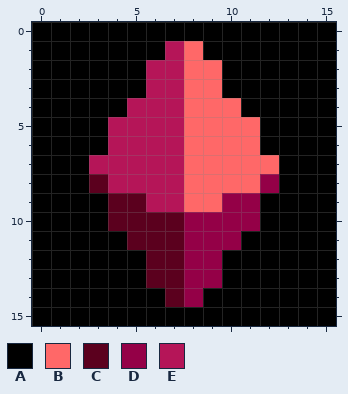
Two states of a pixel-art sprite, res/crystal6.png. This is how it looked before the edit.
The file is 32x32 pixels, drawn in blocks of 2x2; one block is one cell here.
Palette (. is transparent): A #000000  B #ff6868  C #5b001e  D #940047  E #b51558
New version:
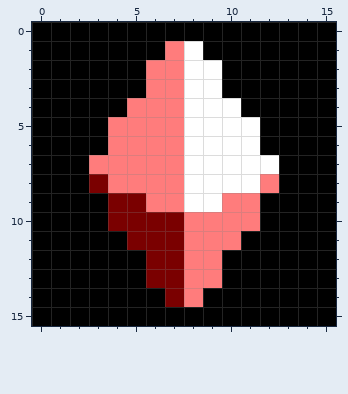
Changes in this commit:
@@ palette @@
-B #ff6868
+B #ffffff
-C #5b001e
+C #7a0000
-E #b51558
+E #ff7c7c
@@ x 6..14 @@
  7 EEBBBBBAA
- 8 EEBBBBDAA
- 9 EEBBDDAAA
-10 CCDDDDAAA
-11 CCDDDAAAA
-12 CCDDAAAAA
-13 CCDDAAAAA
-14 ACDAAAAAA
+ 8 EEBBBBEAA
+ 9 EEBBEEAAA
+10 CCEEEEAAA
+11 CCEEEAAAA
+12 CCEEAAAAA
+13 CCEEAAAAA
+14 ACEAAAAAA
 15 AAAAAAAAA
